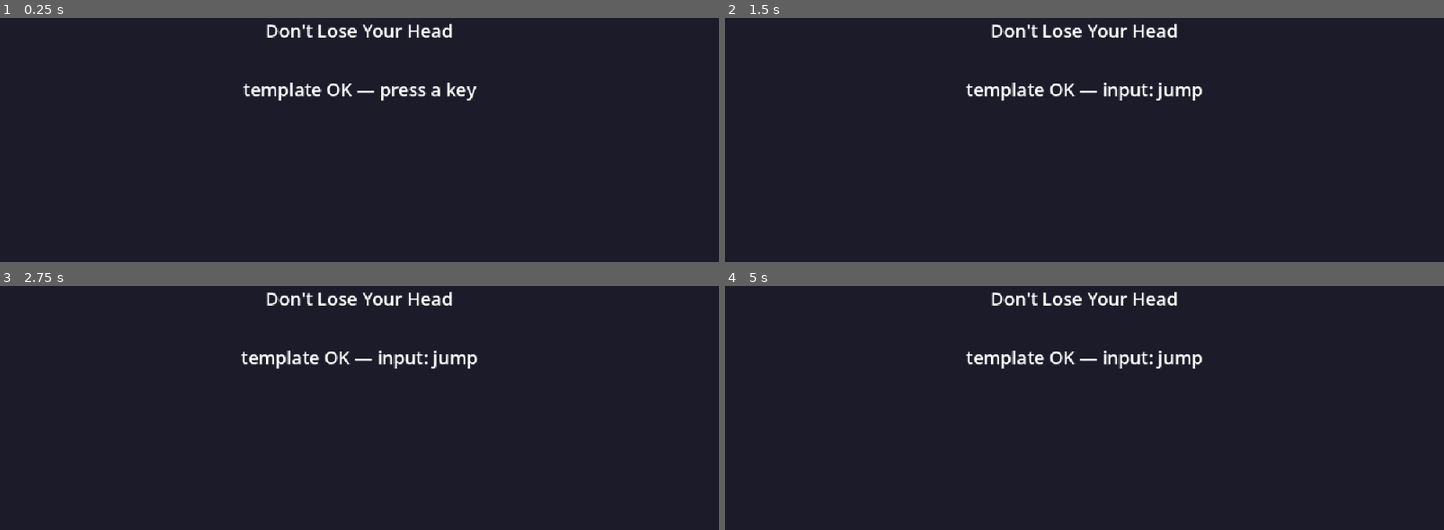
Above: before the commit, frames 1-4 (two rows, left to right).
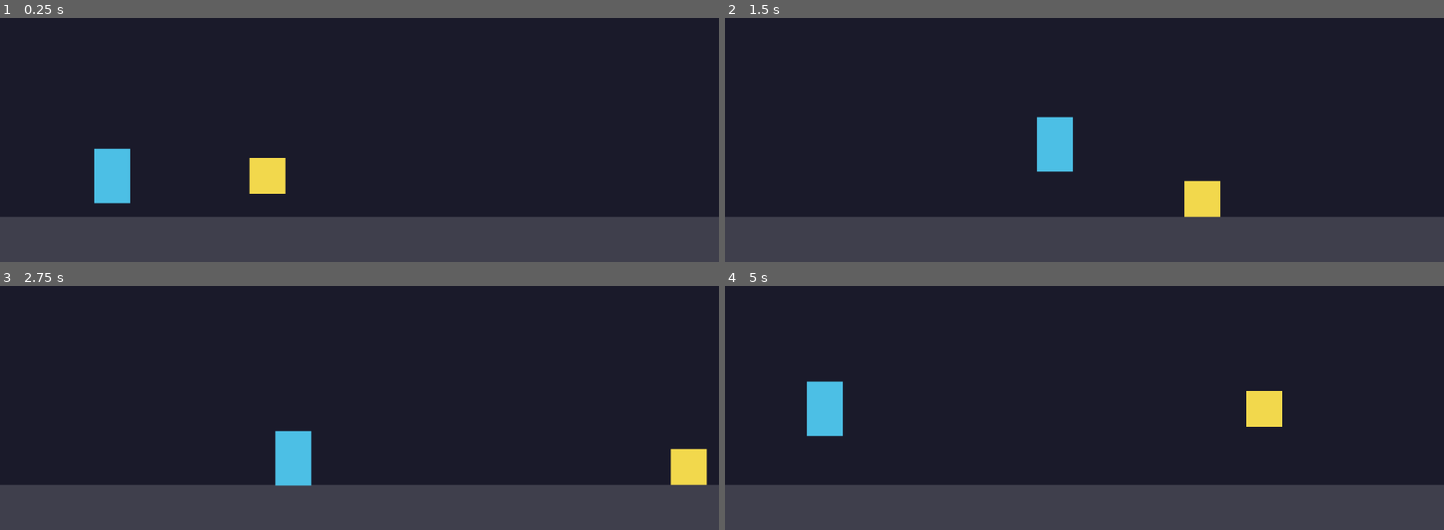
Above: after the commit, the same moments.

Repository: tucksravin/dont-lose-your-head
Game: Godot game, scene res://scenes/intro/intro.tscn
The game is run twice, just before and just after one commit, with the same random seed, the same clock (stepped at 60 frames per second) and the same inputs. Before the commit the project starts from res://scenes/main.tscn.
Inputs:
- Up to frame 1 (0.25 s): no input
- Up to frame 2 (1.5 s): tap A (move_left) at 0.5 s; hold D (move_right) from 0.53 s (still down); tap E (interact) at 0.6 s; tap Space (jump) at 0.77, 0.8, 1.07, 1.35 s
- Up to frame 3 (2.75 s): tap Space (jump) at 1.52, 1.82, 2.3 s; tap E (interact) at 1.55, 2.1 s; release D (move_right) at 2.03 s; hold A (move_left) from 2.03 s (still down)
- Up to frame 4 (5 s): release A (move_left) at 2.78 s; hold D (move_right) 2.78-4.28 s; tap E (interact) at 2.85, 4.35 s; tap Space (jump) at 3.02, 3.32, 3.6, 3.77, 4.07, 4.52, 4.82 s; hold A (move_left) from 4.28 s (still down)

The runs differ from the first frame. In frame 1, 22% of the frame differs, in the area x 0-100%, y 2-100%; in frame 2, 22%; in frame 3, 22%; in frame 4, 22%.

Commit message:
intitial intro and reunion scene

Diff:
--- a/project.godot
+++ b/project.godot
@@ -12,7 +12,7 @@
 
 config/name="Don't Lose Your Head"
 config/description="Body and Mind jam entry. The head pops off; the body chases it through the days until they're reunited."
-run/main_scene="res://scenes/main.tscn"
+run/main_scene="res://scenes/intro/intro.tscn"
 config/features=PackedStringArray("4.7", "GL Compatibility")
 config/icon="res://icon.svg"
 
@@ -28,7 +28,6 @@
 window/size/window_width_override=1280
 window/size/window_height_override=720
 window/stretch/mode="canvas_items"
-window/stretch/aspect="keep"
 
 [input]
 
--- /dev/null
+++ b/scenes/intro/intro.gd
@@ -0,0 +1,104 @@
+extends Node2D
+## Intro scene — two-blob chase (first iteration).
+##
+## Head blob (yellow square) moves right at a scripted speed; player controls
+## the body blob (blue rectangle) immediately from frame 1.
+##
+## When the head exits the right viewport edge, both blobs auto-scroll off
+## screen, then the next scene loads.
+##
+## NOTE: Camera2D is static (fixed at viewport centre) rather than parented to
+## HeadBlob. This lets the head visibly run off the right edge — the whole
+## point of the intro shot. Game-day scenes will follow the head instead.
+##
+## TODO(cutscene): Before Phase.CHASE, add a short Tween separation animation:
+##   skeleton stands still → intrusive thoughts appear →
+##   head "pops" off (scale bounce + rightward Tween) → CHASE begins.
+##   Docs: https://docs.godotengine.org/en/stable/classes/class_tween.html
+
+enum Phase { CHASE, EXIT }
+
+## Head blob rightward speed in pixels per second.
+@export var head_speed: float = 150.0
+## Horizontal speed cap for the player-controlled body blob.
+@export var body_speed: float = 220.0
+## Upward impulse on jump. Negative because Godot's Y axis points down.
+@export var jump_velocity: float = -400.0
+## Downward gravity acceleration (px/s²).
+@export var gravity: float = 980.0
+## Pixels past the right viewport edge before EXIT triggers.
+@export var exit_margin: float = 120.0
+## Seconds to wait after triggering EXIT before changing scene.
+@export var exit_delay: float = 1.2
+## Scene to load after the intro. Points at reunion for end-to-end testing;
+## swap for res://scenes/days/day_01.tscn when day 1 exists.
+@export var next_scene: String = "res://scenes/reunion/reunion.tscn"
+
+@onready var head_blob: CharacterBody2D = $HeadBlob
+@onready var body_blob: CharacterBody2D = $BodyBlob
+
+var phase: Phase = Phase.CHASE
+var _exiting: bool = false
+
+
+func _physics_process(delta: float) -> void:
+	match phase:
+		Phase.CHASE:
+			_move_head(delta)
+			_move_body(delta)
+			_check_exit()
+		Phase.EXIT:
+			_scroll_blob(head_blob, delta)
+			_scroll_blob(body_blob, delta)
+
+
+## Scripted rightward movement for the head blob.
+func _move_head(delta: float) -> void:
+	head_blob.velocity.x = head_speed
+	if head_blob.is_on_floor():
+		head_blob.velocity.y = 0.0
+	else:
+		head_blob.velocity.y += gravity * delta
+	head_blob.move_and_slide()
+
+
+## Player-controlled movement for the body blob.
+## Uses move_left / move_right / jump input actions (defined in project.godot).
+func _move_body(delta: float) -> void:
+	var dir: float = Input.get_axis("move_left", "move_right")
+	body_blob.velocity.x = dir * body_speed
+	if body_blob.is_on_floor():
+		body_blob.velocity.y = 0.0
+		if Input.is_action_just_pressed("jump"):
+			body_blob.velocity.y = jump_velocity
+	else:
+		body_blob.velocity.y += gravity * delta
+	body_blob.move_and_slide()
+
+
+## Check whether the head has exited the right side of the viewport.
+## get_viewport_rect() returns the viewport in screen pixels (0,0)→(640,360)
+## regardless of camera position. With a static camera centred at (320,180)
+## those values map 1-to-1 to world coordinates.
+func _check_exit() -> void:
+	if _exiting:
+		return
+	var right_edge: float = get_viewport_rect().size.x
+	if head_blob.global_position.x > right_edge + exit_margin:
+		_exiting = true
+		phase = Phase.EXIT
+		get_tree().create_timer(exit_delay).timeout.connect(_on_exit_delay)
+
+
+## Move a blob rightward with gravity; used in EXIT phase.
+func _scroll_blob(blob: CharacterBody2D, delta: float) -> void:
+	blob.velocity.x = head_speed
+	if blob.is_on_floor():
+		blob.velocity.y = 0.0
+	else:
+		blob.velocity.y += gravity * delta
+	blob.move_and_slide()
+
+
+func _on_exit_delay() -> void:
+	Game.change_scene(next_scene)
--- /dev/null
+++ b/scenes/intro/intro.tscn
@@ -0,0 +1,52 @@
+[gd_scene load_steps=5 format=3]
+
+[ext_resource type="Script" path="res://scenes/intro/intro.gd" id="1_intro"]
+
+[sub_resource type="WorldBoundaryShape2D" id="WorldBoundaryShape2D_1"]
+
+[sub_resource type="RectangleShape2D" id="RectangleShape2D_head"]
+size = Vector2(32, 32)
+
+[sub_resource type="RectangleShape2D" id="RectangleShape2D_body"]
+size = Vector2(32, 48)
+
+[node name="IntroScene" type="Node2D"]
+script = ExtResource("1_intro")
+
+[node name="Background" type="Polygon2D" parent="."]
+z_index = -1
+polygon = PackedVector2Array(0, 0, 640, 0, 640, 360, 0, 360)
+color = Color(0.105882, 0.105882, 0.164706, 1)
+
+[node name="Camera2D" type="Camera2D" parent="."]
+position = Vector2(320, 180)
+
+[node name="Ground" type="StaticBody2D" parent="."]
+position = Vector2(0, 320)
+
+[node name="CollisionShape2D" type="CollisionShape2D" parent="Ground"]
+shape = SubResource("WorldBoundaryShape2D_1")
+
+[node name="Visual" type="Polygon2D" parent="Ground"]
+polygon = PackedVector2Array(-5000, 0, 5000, 0, 5000, 50, -5000, 50)
+color = Color(0.25, 0.25, 0.3, 1)
+
+[node name="HeadBlob" type="CharacterBody2D" parent="."]
+position = Vector2(200, 250)
+
+[node name="CollisionShape2D" type="CollisionShape2D" parent="HeadBlob"]
+shape = SubResource("RectangleShape2D_head")
+
+[node name="Visual" type="Polygon2D" parent="HeadBlob"]
+polygon = PackedVector2Array(-16, -16, 16, -16, 16, 16, -16, 16)
+color = Color(0.95, 0.85, 0.3, 1)
+
+[node name="BodyBlob" type="CharacterBody2D" parent="."]
+position = Vector2(100, 250)
+
+[node name="CollisionShape2D" type="CollisionShape2D" parent="BodyBlob"]
+shape = SubResource("RectangleShape2D_body")
+
+[node name="Visual" type="Polygon2D" parent="BodyBlob"]
+polygon = PackedVector2Array(-16, -24, 16, -24, 16, 24, -16, 24)
+color = Color(0.3, 0.75, 0.9, 1)
--- /dev/null
+++ b/scenes/reunion/reunion.gd
@@ -0,0 +1,98 @@
+extends Node2D
+## Reunion scene.
+##
+## Player walks the body blob (blue) toward the stationary head blob (yellow).
+## When within interact_distance and the player presses "interact", a Tween
+## snaps the body to the head, then fades to black, then loads next_scene.
+##
+## Tween — Godot's built-in interpolator; create_tween() ties its lifetime to
+## the scene tree so it cleans itself up automatically.
+## Docs: https://docs.godotengine.org/en/stable/classes/class_tween.html
+##
+## TODO(cutscene): Later iteration — after the snap, play a short sequence where
+## the head turns to face the camera and the body walks into the screen before
+## the fade. That would live here as additional tween steps after Phase.MERGING.
+
+enum Phase { WALKING, MERGING, DONE }
+
+## Horizontal speed cap for the player-controlled body blob (px/s).
+@export var body_speed: float = 220.0
+## Upward impulse on jump. Negative because Godot's Y axis points down.
+@export var jump_velocity: float = -400.0
+## Downward gravity acceleration (px/s²).
+@export var gravity: float = 980.0
+## Distance in pixels at which the interact prompt appears and "interact" works.
+@export var interact_distance: float = 64.0
+## Duration of the body-snaps-to-head animation (seconds).
+@export var merge_duration: float = 0.4
+## Duration of the fade-to-black (seconds).
+@export var fade_duration: float = 0.8
+## Scene to load after the reunion. Swap for the real ending / credits when ready.
+@export var next_scene: String = "res://scenes/main.tscn"
+
+@onready var head_blob: CharacterBody2D = $HeadBlob
+@onready var body_blob: CharacterBody2D = $BodyBlob
+@onready var interact_prompt: Label = $InteractPrompt
+@onready var fade: ColorRect = $FadeOverlay/Fade
+
+var phase: Phase = Phase.WALKING
+
+
+func _physics_process(delta: float) -> void:
+	match phase:
+		Phase.WALKING:
+			_settle_head(delta)
+			_move_body(delta)
+			_check_interact()
+		Phase.MERGING, Phase.DONE:
+			pass
+
+
+## Keep the head blob on the floor via gravity; it doesn't move horizontally.
+func _settle_head(delta: float) -> void:
+	if head_blob.is_on_floor():
+		head_blob.velocity.y = 0.0
+	else:
+		head_blob.velocity.y += gravity * delta
+	head_blob.move_and_slide()
+
+
+## Player-controlled movement for the body blob.
+func _move_body(delta: float) -> void:
+	var dir: float = Input.get_axis("move_left", "move_right")
+	body_blob.velocity.x = dir * body_speed
+	if body_blob.is_on_floor():
+		body_blob.velocity.y = 0.0
+		if Input.is_action_just_pressed("jump"):
+			body_blob.velocity.y = jump_velocity
+	else:
+		body_blob.velocity.y += gravity * delta
+	body_blob.move_and_slide()
+
+
+## Show/hide the prompt and handle the interact press.
+func _check_interact() -> void:
+	var dist: float = body_blob.global_position.distance_to(head_blob.global_position)
+	interact_prompt.visible = dist < interact_distance
+	if dist < interact_distance and Input.is_action_just_pressed("interact"):
+		_begin_merge()
+
+
+## Kick off the merge → fade → scene-change tween chain.
+## Tween steps run sequentially; the scene change fires as a callback at the end.
+func _begin_merge() -> void:
+	phase = Phase.MERGING
+	interact_prompt.visible = false
+
+	var tw: Tween = create_tween()
+	# Step 1: snap body to head position.
+	tw.tween_property(body_blob, "global_position",
+			head_blob.global_position, merge_duration)\
+		.set_ease(Tween.EASE_OUT).set_trans(Tween.TRANS_QUAD)
+	# Step 2: fade screen to black.
+	tw.tween_property(fade, "modulate:a", 1.0, fade_duration)
+	# Step 3: load the next scene once fade is complete.
+	tw.tween_callback(func() -> void:
+		phase = Phase.DONE
+		Game.change_scene(next_scene)
+	)
--- /dev/null
+++ b/scenes/reunion/reunion.tscn
@@ -0,0 +1,76 @@
+[gd_scene load_steps=6 format=3]
+
+[ext_resource type="Script" path="res://scenes/reunion/reunion.gd" id="1_reunion"]
+
+[sub_resource type="WorldBoundaryShape2D" id="WorldBoundaryShape2D_1"]
+
+[sub_resource type="RectangleShape2D" id="RectangleShape2D_head"]
+size = Vector2(32, 32)
+
+[sub_resource type="RectangleShape2D" id="RectangleShape2D_body"]
+size = Vector2(32, 48)
+
+[sub_resource type="LabelSettings" id="LabelSettings_prompt"]
+font_size = 10
+font_color = Color(1, 1, 1, 1)
+
+[node name="ReunionScene" type="Node2D"]
+script = ExtResource("1_reunion")
+
+[node name="Background" type="Polygon2D" parent="."]
+z_index = -1
+polygon = PackedVector2Array(0, 0, 640, 0, 640, 360, 0, 360)
+color = Color(0.105882, 0.105882, 0.164706, 1)
+
+[node name="Camera2D" type="Camera2D" parent="."]
+position = Vector2(320, 180)
+
+[node name="Ground" type="StaticBody2D" parent="."]
+position = Vector2(0, 320)
+
+[node name="CollisionShape2D" type="CollisionShape2D" parent="Ground"]
+shape = SubResource("WorldBoundaryShape2D_1")
+
+[node name="Visual" type="Polygon2D" parent="Ground"]
+polygon = PackedVector2Array(-5000, 0, 5000, 0, 5000, 50, -5000, 50)
+color = Color(0.25, 0.25, 0.3, 1)
+
+[node name="HeadBlob" type="CharacterBody2D" parent="."]
+position = Vector2(480, 250)
+
+[node name="CollisionShape2D" type="CollisionShape2D" parent="HeadBlob"]
+shape = SubResource("RectangleShape2D_head")
+
+[node name="Visual" type="Polygon2D" parent="HeadBlob"]
+polygon = PackedVector2Array(-16, -16, 16, -16, 16, 16, -16, 16)
+color = Color(0.95, 0.85, 0.3, 1)
+
+[node name="BodyBlob" type="CharacterBody2D" parent="."]
+position = Vector2(100, 250)
+
+[node name="CollisionShape2D" type="CollisionShape2D" parent="BodyBlob"]
+shape = SubResource("RectangleShape2D_body")
+
+[node name="Visual" type="Polygon2D" parent="BodyBlob"]
+polygon = PackedVector2Array(-16, -24, 16, -24, 16, 24, -16, 24)
+color = Color(0.3, 0.75, 0.9, 1)
+
+[node name="InteractPrompt" type="Label" parent="."]
+visible = false
+position = Vector2(464, 210)
+size = Vector2(80, 20)
+text = "E: reunite"
+horizontal_alignment = 1
+label_settings = SubResource("LabelSettings_prompt")
+
+[node name="FadeOverlay" type="CanvasLayer" parent="."]
+layer = 10
+
+[node name="Fade" type="ColorRect" parent="FadeOverlay"]
+anchors_preset = 15
+anchor_right = 1.0
+anchor_bottom = 1.0
+grow_horizontal = 2
+grow_vertical = 2
+color = Color(0, 0, 0, 1)
+modulate = Color(1, 1, 1, 0)
Not shown, added: scenes/intro/intro.gd.uid
Not shown, added: scenes/reunion/reunion.gd.uid
Not shown, changed: claudeWorkJournal.md
Not shown, changed: docs/DESIGN.md
